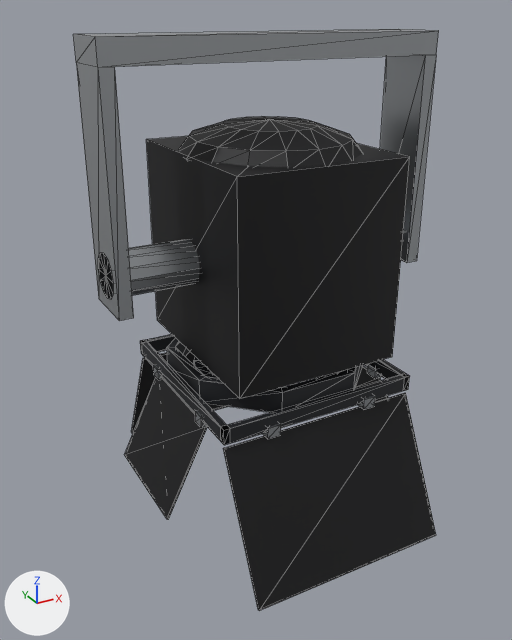
The glTF model assets/models/lamps/fresnel-barn-doors-2kw-no-clamp.glb, before and after one commit.
Before and after are seen from a 50 mm camera at (-0.651, -1.131, -0.003) aimed at (-0.035, -0.011, -0.563). Lighting does not change. The marker at lower left points along +X, +Y and +Z. The picture after the commit comes second. Mesh edges are drawn as thin lines. Where no turn or scale is listed for an object, it has been applied to the vertices. Vertices at exactly the same position are counted once.

The first picture shows 'barn-door-bottom', 'barn-door-frame', 'barn-door-hinges', 'barn-door-left', 'barn-door-top', 'body', 'colour-frame-runner', 'hanging-frame' and 1 more.
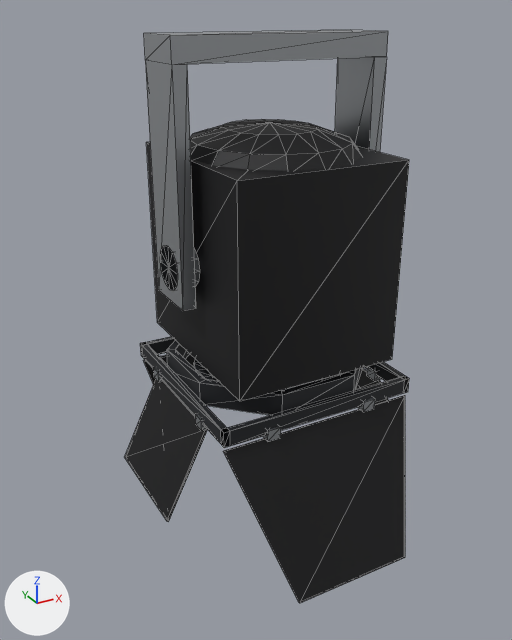
Pixel boxes [x1, y1, x2, y2] of what changed, in the pictures (512 x 640 px):
'body', moved
    before: [146, 116, 410, 399]
    after: [146, 119, 409, 401]
'hanging-frame', reshaped (33% narrower)
    before: [73, 29, 439, 321]
    after: [144, 30, 388, 311]
'barn-door-bottom', reshaped (14% narrower)
    before: [223, 393, 436, 611]
    after: [223, 396, 405, 603]
'barn-door-frame', moved
    before: [140, 334, 410, 445]
    after: [140, 336, 409, 448]
'colour-frame-runner', moved
    before: [167, 338, 363, 413]
    after: [167, 340, 363, 415]
'barn-door-top', reshaped (mostly hidden afterwards)
    before: [131, 352, 228, 433]
    after: [143, 354, 195, 385]
part 6 of me_hanging_frame, added
    after: [160, 246, 200, 290]
part 7 of me_hanging_frame, rebuilt (33% narrower)
    before: [73, 29, 439, 321]
    after: [144, 30, 388, 311]
part 8 of me_hanging_frame, deleted
    before: [98, 228, 405, 299]

Edits to the bpy script that builds the scene:
```text
Change me_body:
    remove me_body.from_pydata(...)  # 98 vertices, 184 faces; spans x -0.165..0.165, y -0.19..0.2, z -0.613..-0.183
    add me_body.from_pydata(...)  # 98 vertices, 184 faces; spans x -0.165..0.165, y -0.19..0.2, z -0.619..-0.189
    me_body part 1: the whole mesh is moved by (0.0, 0.0, -0.005)
Change me_colour_frame_runner:
    remove me_colour_frame_runner.from_pydata(...)  # 32 vertices, 64 faces; spans x -0.189..0.189, y -0.189..0.189, z -0.67..-0.624
    add me_colour_frame_runner.from_pydata(...)  # 32 vertices, 64 faces; spans x -0.189..0.189, y -0.189..0.189, z -0.676..-0.63
    me_colour_frame_runner part 2: the whole mesh is moved by (0.0, 0.0, -0.005)
Change me_barn_door_frame:
    remove me_barn_door_frame.from_pydata(...)  # 136 vertices, 272 faces; spans x -0.202..0.202, y -0.202..0.202, z -0.688..-0.658
    add me_barn_door_frame.from_pydata(...)  # 136 vertices, 272 faces; spans x -0.202..0.202, y -0.202..0.202, z -0.694..-0.664
    me_barn_door_frame part 3: the whole mesh is moved by (0.0, 0.0, -0.005)
Change me_barn_door_bottom:
    remove me_barn_door_bottom.from_pydata(...)  # 8 vertices, 12 faces; spans x -0.2..0.2, y -0.324..-0.194, z -0.959..-0.699
    add me_barn_door_bottom.from_pydata(...)  # 8 vertices, 12 faces; spans x -0.2..0.2, y -0.329..-0.194, z -0.975..-0.704
    me_barn_door_bottom part 4
    add for i in [*range(4, 8)]: me_barn_door_bottom.vertices[i].co += Vector((0.0, 0.0, -0.005))
    me_barn_door_bottom.vertices[0].co: (-0.2, -0.324, -0.957) -> (-0.12, -0.329, -0.974)  # pixel (259, 610) -> pixel (299, 603)
    me_barn_door_bottom.vertices[1].co: (0.2, -0.324, -0.957) -> (0.12, -0.329, -0.974)  # pixel (436, 535) -> pixel (405, 557)
    me_barn_door_bottom.vertices[2].co: (0.2, -0.32, -0.959) -> (0.12, -0.326, -0.975)  # pixel (434, 534) -> pixel (404, 556)
    me_barn_door_bottom.vertices[3].co: (-0.2, -0.32, -0.959) -> (-0.12, -0.326, -0.975)  # pixel (258, 610) -> pixel (298, 602)
Change me_barn_door_top:
    remove me_barn_door_top.from_pydata(...)  # 8 vertices, 12 faces; spans x -0.2..0.2, y 0.194..0.324, z -0.959..-0.699
    add me_barn_door_top.from_pydata(...)  # 8 vertices, 12 faces; spans x -0.2..0.2, y 0.194..0.296, z -0.908..-0.704
    me_barn_door_top part 5
    add for i in [*range(4, 8)]: me_barn_door_top.vertices[i].co += Vector((0.0, 0.0, -0.005))
    me_barn_door_top.vertices[0].co: (-0.2, 0.32, -0.959) -> (-0.12, 0.293, -0.908)  # pixel (131, 433) -> not seen
    me_barn_door_top.vertices[1].co: (0.2, 0.32, -0.959) -> (0.12, 0.293, -0.908)
    me_barn_door_top.vertices[2].co: (0.2, 0.324, -0.957) -> (0.12, 0.296, -0.906)
    me_barn_door_top.vertices[3].co: (-0.2, 0.324, -0.957) -> (-0.12, 0.296, -0.906)  # pixel (131, 431) -> not seen
Change me_hanging_frame:
    remove me_hanging_frame.from_pydata(...)  # 59 vertices, 120 faces; spans x -0.323..0.323, y -0.057..0.057, z -0.486..-0.04
    add me_hanging_frame.from_pydata(...)  # 72 vertices, 132 faces; spans x -0.207..0.207, y -0.057..0.057, z -0.491..-0.04
    me_hanging_frame part 6: a new loose piece, a 12-sided cylinder along x spanning x -0.207..-0.165, y -0.042..0.042, z -0.471..-0.387, in mat_metal_b8bcc0 (light grey #b8bcc0)
    me_hanging_frame part 7: the loose piece of 20 vertices spanning x -0.323..0.323, y -0.057..0.057, z -0.486..-0.04 is rebuilt with 20 vertices and now spans x -0.207..0.207, y -0.057..0.057, z -0.491..-0.04
    me_hanging_frame part 8: the loose piece of 39 vertices spanning x -0.323..0.323, y -0.042..0.042, z -0.465..-0.382 is deleted
    other edits to the shape of me_hanging_frame do not show in these pictures
```
